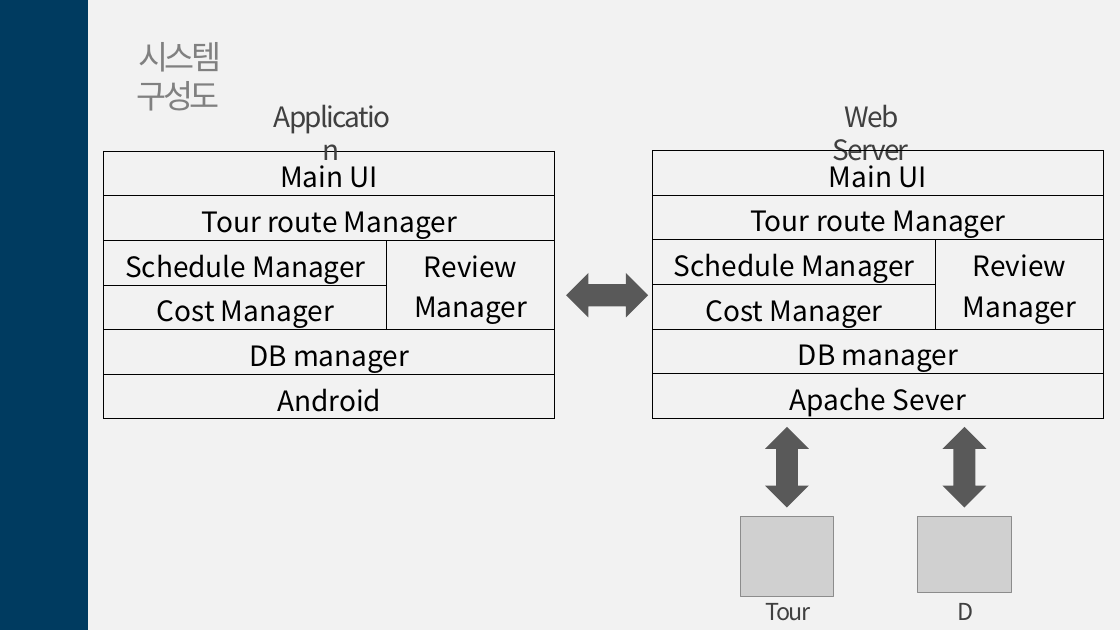
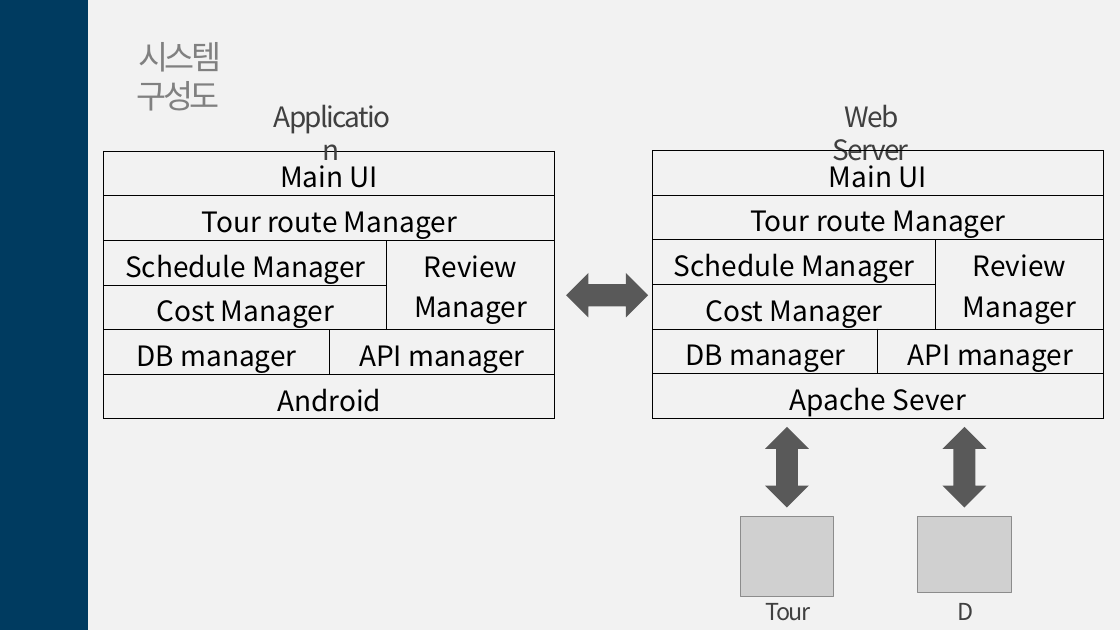
Before and after one commit to gmlrud1211/project, a slide deck: slide 10 of document/설계서.pptx (slide 12 before the commit). Drawn at 1120x630 pixels with LibreOffice and Linux fonts; fonts in the diff are those of the drawing; grey boxes stand for pictures. Boxes give left, top, right and bottom in pixels: in the first picture for what was removed or moved away, otherwise in the second. Text is boxed around its words. In the diff, an @@ line names an element or a change of style, - is before the commit and + after.

```diff
--- a/document/설계서.pptx
+++ b/document/설계서.pptx
@@ table at box(104, 151, 555, 423) @@
+column 2:  |  |  |  | API manager | 
@@ table at box(653, 150, 1103, 421) @@
+column 2:  |  |  |  | API manager | 
```
Also in this commit, not shown: 7 other slides changed, 3 slides added, 4 slides removed, 9 other files.
